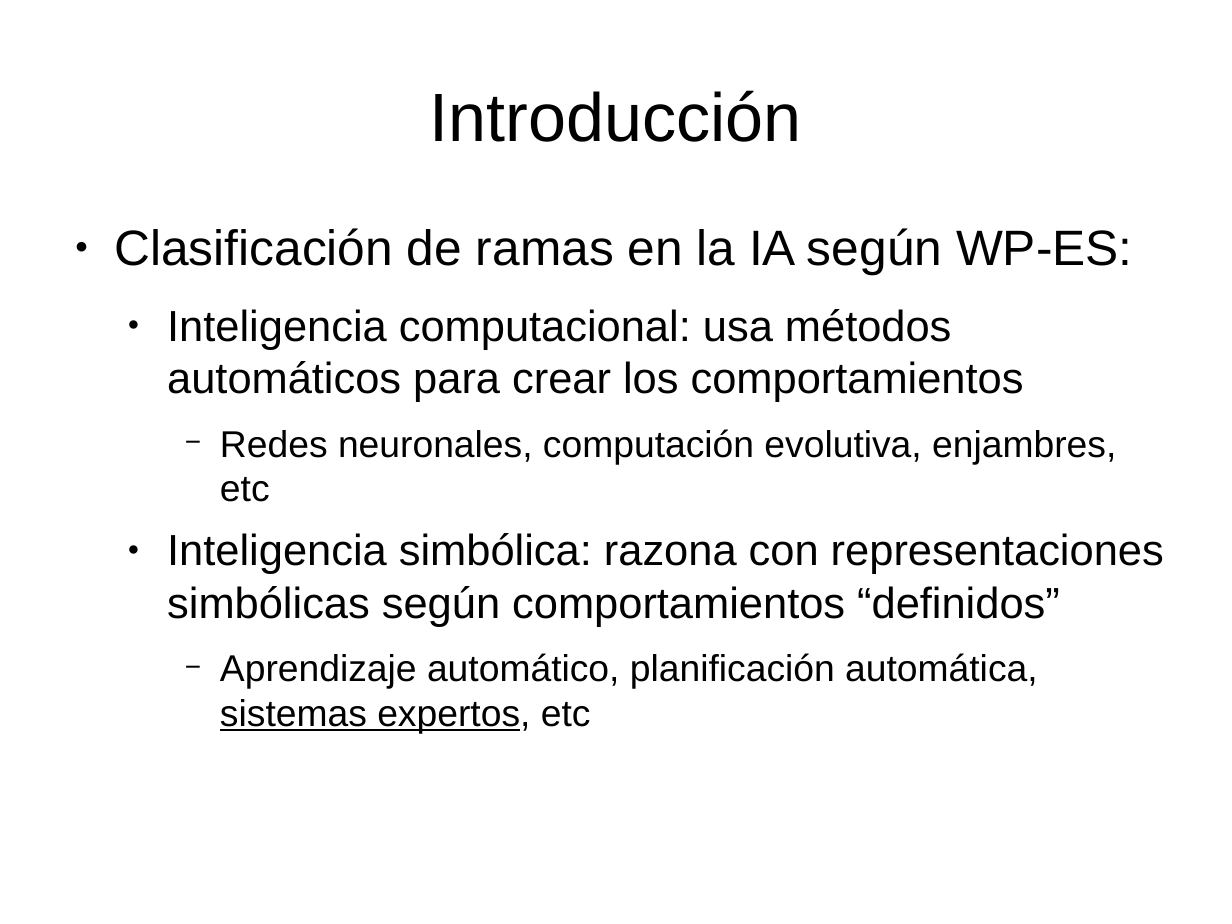
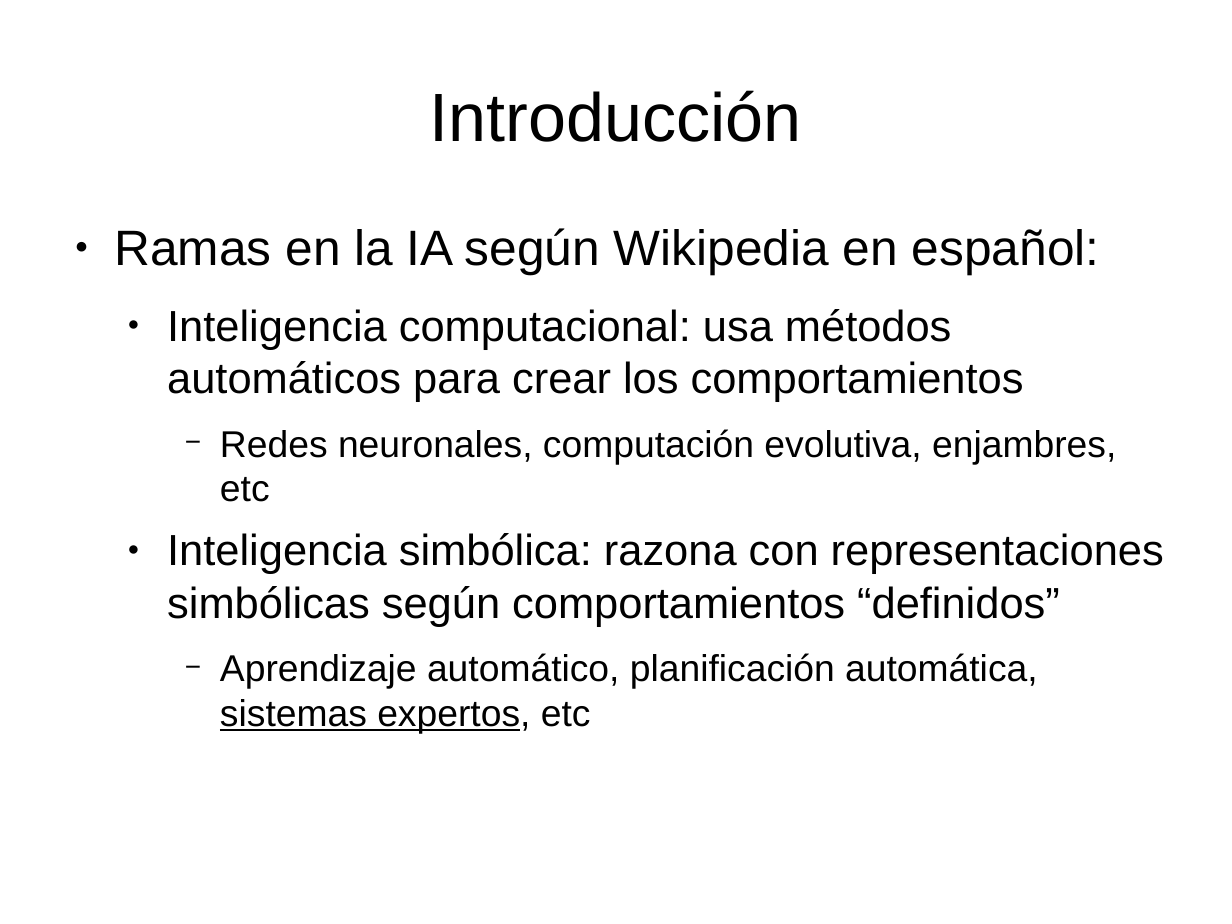
Before and after one commit to rompehielos013013013/gsiege, a slide deck: slide 4 of presentacion/expertoUCLM2014/SSEE-IA.odp. Drawn at 1232x924 pixels with LibreOffice and Linux fonts; fonts in the diff are those of the drawing. Boxes give left, top, right and bottom in pixels: in the first picture for what was removed or moved away, otherwise in the second. Text is boxed around its words. In the diff, an @@ line names an element or a change of style, - is before the commit and + after.

Commit message:
intro y SSEE

```diff
--- a/presentacion/expertoUCLM2014/SSEE-IA.odp
+++ b/presentacion/expertoUCLM2014/SSEE-IA.odp
@@ text at [114, 228, 1100, 275]: text changed @@
-● Clasificación de ramas en la IA según WP-ES:
+● Ramas en la IA según Wikipedia en español:
```
Also in this commit, not shown: 5 other slides changed, 11 slides added, 1 slide removed, 1 other file.
